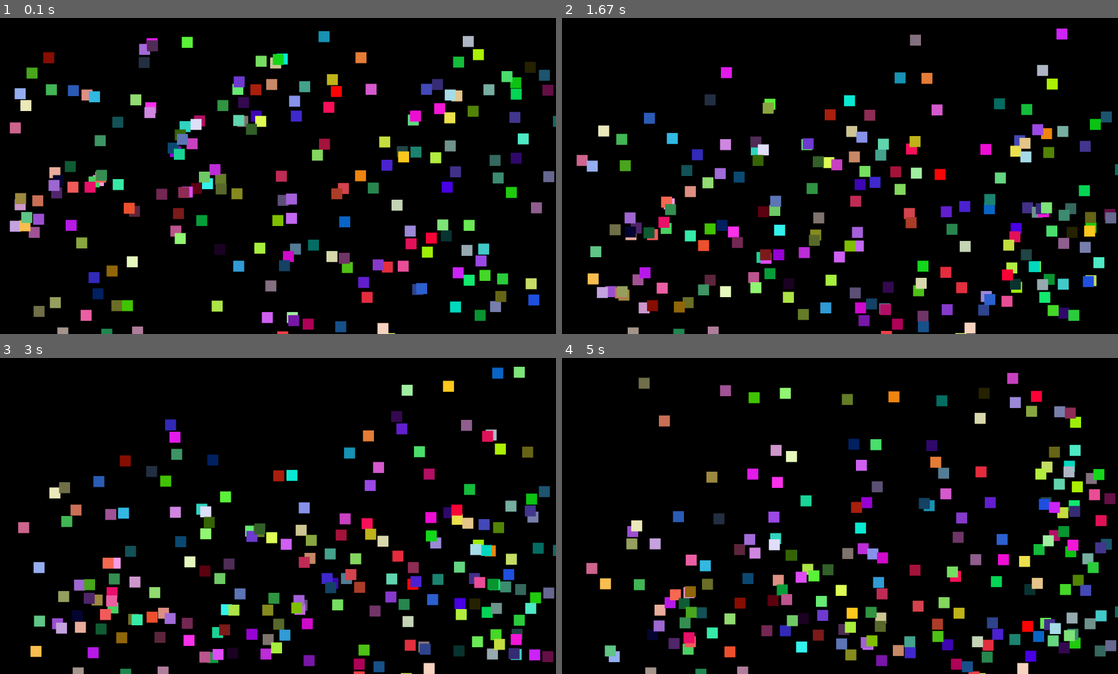
Above: before the commit, frames 1-4 (two rows, left to right).
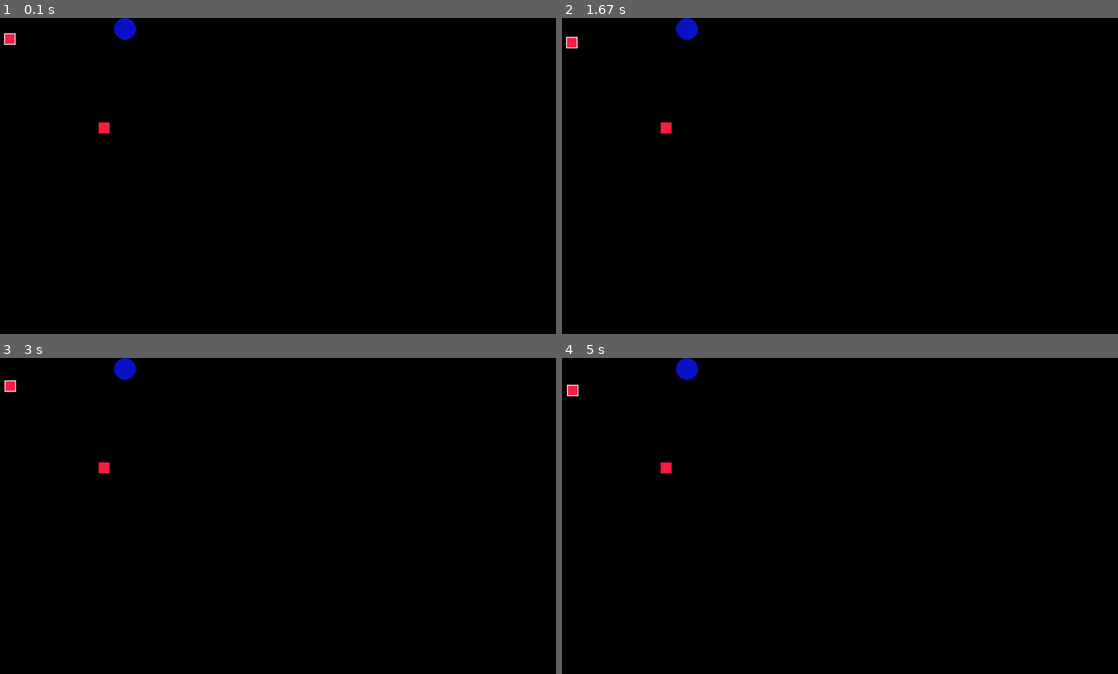
Above: after the commit, the same moments.

Repository: ramses2099/labpygame
Game: pygame game, started from main.py
Two runs of this game, one before a commit and one after it. Both use one fixed random seed, a clock stepped at 60 frames per second and the inputs below.
Inputs:
- Up to frame 1 (0.1 s): no input
- Up to frame 2 (1.67 s): no input
- Up to frame 3 (3 s): no input
- Up to frame 4 (5 s): no input

The runs differ from the first frame. In frame 1, 14% of the frame differs, in the area x 0-100%, y 0-100%; in frame 2, 13%; in frame 3, 14%; in frame 4, 14%.

Commit message:
add entity class sprite

Diff:
--- a/main.py
+++ b/main.py
@@ -48,6 +48,65 @@
             self.velocity.y *= -1
 
 
+class Box:
+    def __init__(self, x, y, mass, color):
+        self.image = pygame.Surface((25, 25))
+        self.image.fill(color)
+        self.rect = self.image.get_rect()
+        self.rect.move_ip(x, y)
+        # physics
+        self.location = pygame.math.Vector2(x, y)
+        self.velocity = pygame.math.Vector2(0, 0)
+        self.acceleration = pygame.math.Vector2(0, 0)
+        self.mass = mass
+
+    def apply_force(self, force):
+        self.acceleration.x = force.x
+        self.acceleration.y = force.y
+
+    def draw(self, surface):
+        surface.blit(self.image, (self.rect.x, self.rect.y))
+        pygame.draw.rect(surface, WHITE, (self.rect.x, self.rect.y, 26, 26), 2)
+
+    def update(self, dt):
+        self.velocity.x += self.acceleration.x / self.mass
+        self.velocity.y += self.acceleration.y / self.mass
+        # po
+        self.location.x += self.velocity.x * dt
+        self.location.y += self.velocity.y * dt
+
+        self.rect.x = int(self.location.x)
+        self.rect.y = int(self.location.y)
+
+        self.acceleration.x *= 0
+        self.acceleration.y *= 0
+
+        # bounds
+        if self.rect.right + self.rect.w > WINDOW_SIZE[0] or self.rect.left - self.rect.w < 0:
+            self.velocity.x *= -1
+        if self.rect.bottom + self.rect.h > WINDOW_SIZE[1] or self.rect.top - self.rect.h < 0:
+            self.velocity.y *= -1
+
+
+class Test(pygame.sprite.Sprite):
+    def __init__(self, x, y):
+        pygame.sprite.Sprite.__init__(self)
+        self.image = pygame.surface.Surface((25, 25))
+        self.image.fill(RED)
+        self.rect = self.image.get_rect()
+        self.rect.center = (x, y)
+
+
+class Circle(pygame.sprite.Sprite):
+    def __init__(self, x, y):
+        pygame.sprite.Sprite.__init__(self)
+        self.image = pygame.surface.Surface((50, 50))
+        # self.image.fill(RED)
+        pygame.draw.circle(self.image, BLUE, (self.image.get_width()//2, self.image.get_height()//2), 25)
+        self.rect = self.image.get_rect()
+        self.rect.center = (x, y)
+
+
 class App:
     def __init__(self):
         # pygame setup
@@ -59,8 +118,25 @@
         self.dt = 0.0
         # test objes
         self.entities = []
-        self.numberofentity = 200
-        self.init_entities()
+        self.numberofentity = 20
+
+        self.box = Box(25, 35, 100, RED)
+        self.box.apply_force(pygame.math.Vector2(1, 9))
+        self.entities.append(self.box)
+        # self.init_entities()
+        self.test = Test(252, 250)
+        self.circle = Circle(300, 25)
+        self.group = pygame.sprite.Group()
+        self.group.add(self.test, self.circle)
+
+    def collition_rect(self):
+        for i in range(len(self.entities)):
+            rect1 = self.entities[i]
+            for j in range((i + 1), len(self.entities)):
+                rect2 = self.entities[j]
+                if pygame.Rect.colliderect(rect1.rect, rect2.rect):
+                    rect2.velocity.x *= -1
+                    rect1.velocity.y *= -1
 
     def init_entities(self):
         for i in range(self.numberofentity):
@@ -101,6 +177,12 @@
                 entity.update(self.dt)
                 entity.draw(self.screen)
 
+            # collision
+            self.collition_rect()
+
+            # group sprite
+            self.group.draw(self.screen)
+
             # flip() the display to put your work on screen
             pygame.display.flip()
 
